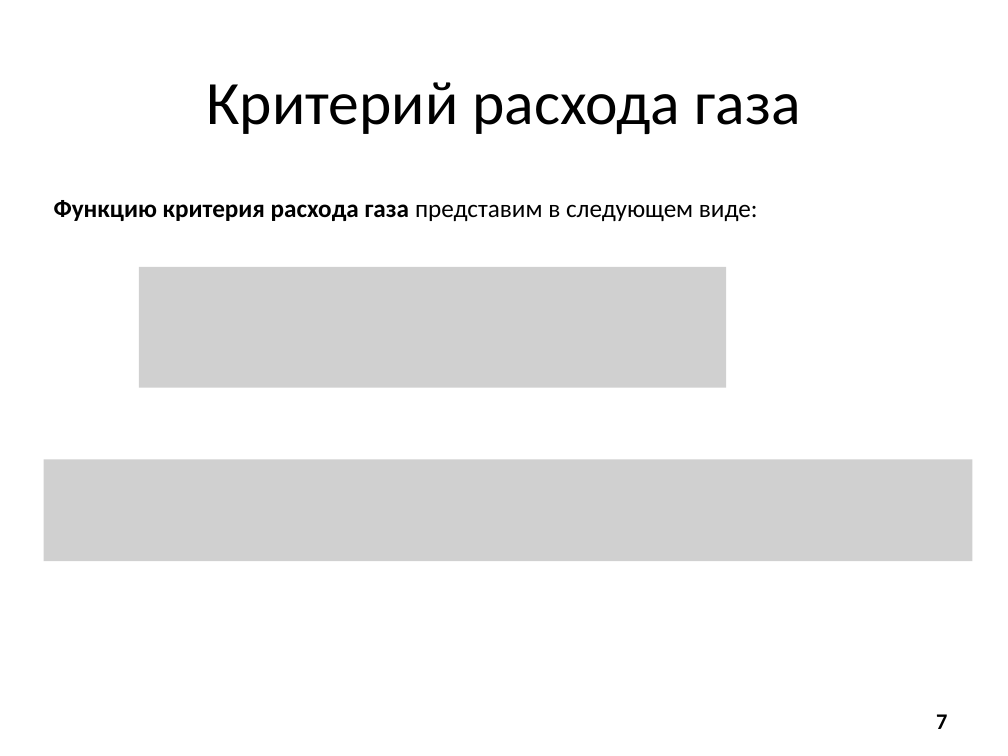
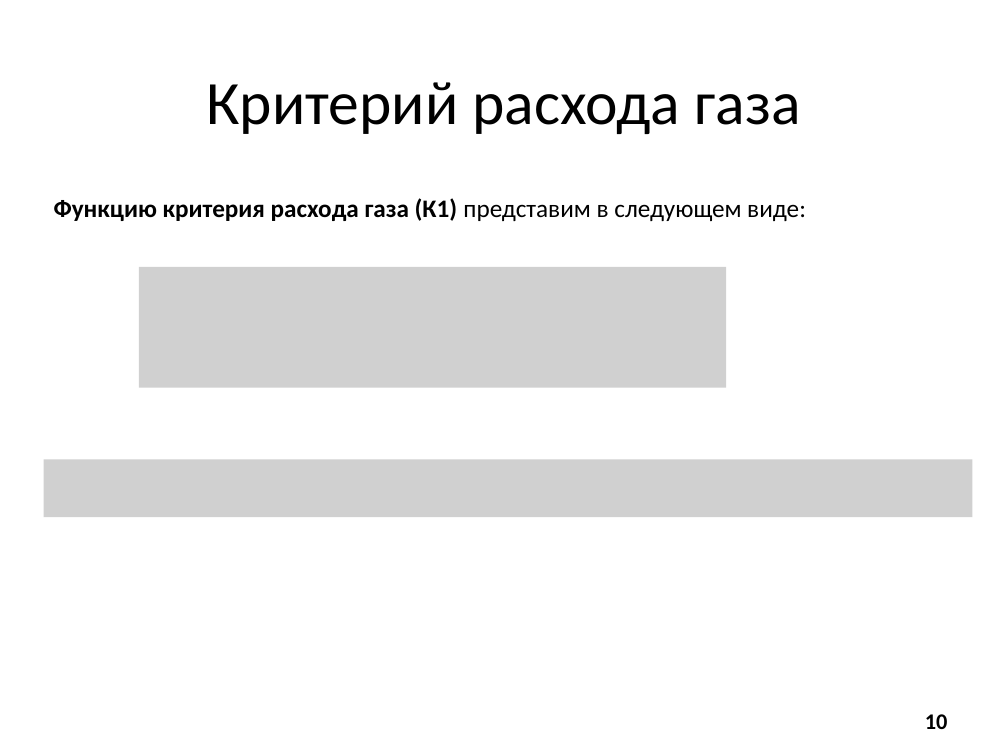
Before and after one commit to arkuzmin/diplom, a slide deck: slide 10 of optimization/4 семестр/Смотр 19.05.14/Презентация.pptx (slide 7 before the commit). Drawn at 1008x756 pixels with LibreOffice and Linux fonts; fonts in the diff are those of the drawing; grey boxes stand for pictures. Boxes give left, top, right and bottom in pixels: in the first picture for what was removed or moved away, otherwise in the second. Text is boxed around its words. In the diff, an @@ line names an element or a change of style, - is before the commit and + after.

```diff
--- a/optimization/4 семестр/Смотр 19.05.14/Презентация.pptx
+++ b/optimization/4 семестр/Смотр 19.05.14/Презентация.pptx
@@ text at (x1=54, y1=198, x2=806, y2=221): text changed @@
-Функцию критерия расхода газа представим в следующем виде:
+Функцию критерия расхода газа (К1) представим в следующем виде:
@@ picture resized from (x1=43, y1=460, x2=972, y2=561) to (x1=43, y1=460, x2=972, y2=517) @@
@@ page number at (x1=925, y1=714, x2=948, y2=729): text changed @@
-7
+10
```
Also in this commit, not shown: 11 other slides changed, 4 slides added, 1 slide removed, 2 other files.
